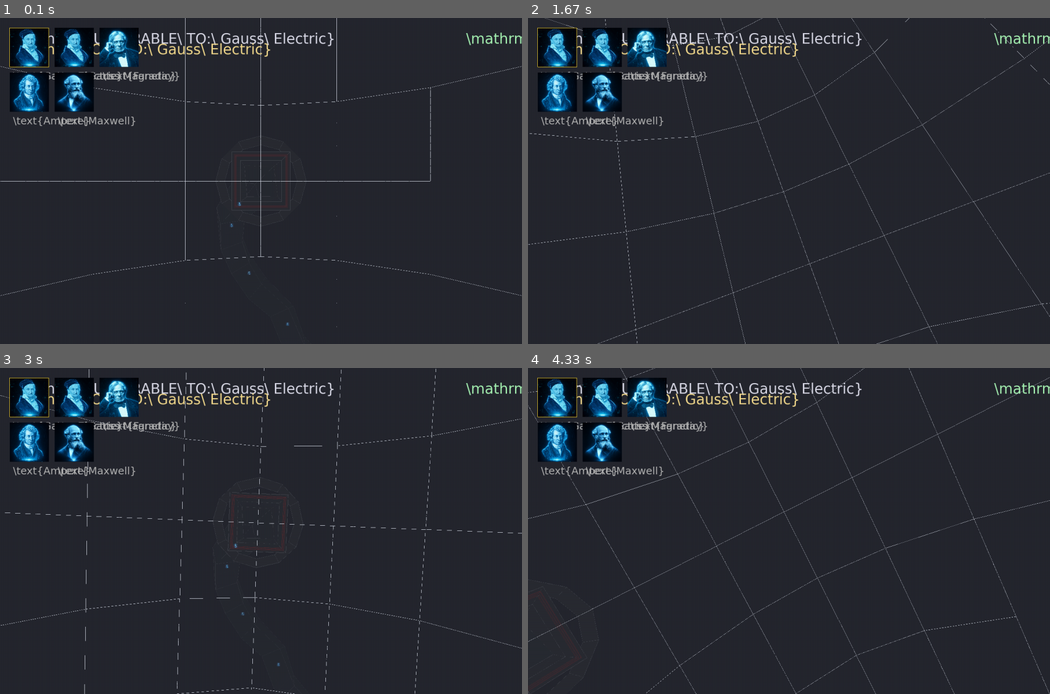
Above: before the commit, frames 1-4 (two rows, left to right).
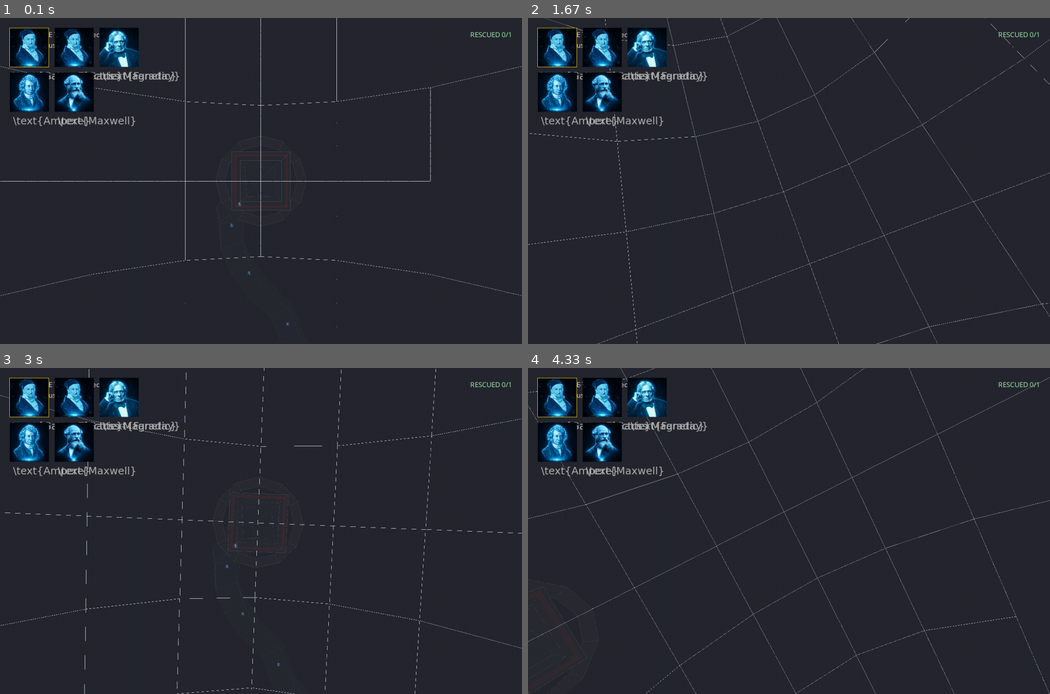
Above: after the commit, the same moments.

Repository: strulovitz/peaktogether-website
Game: pygame game, started from game_state_demo.py
Two runs of this game, one before a commit and one after it. Both use one fixed random seed, a clock stepped at 60 frames per second and the inputs below.
Inputs:
- Up to frame 1 (0.1 s): no input
- Up to frame 2 (1.67 s): hold Right 0.33-0.8 s; hold Up 0.83-1.13 s; hold Right 1.17-1.63 s
- Up to frame 3 (3 s): hold Left 1.67-2.2 s; hold Down 2.23-2.53 s; hold Left 2.57-2.97 s
- Up to frame 4 (4.33 s): hold Up 3-3.37 s; hold Right 3.4-4.03 s; hold Down from 4.07 s (still down)

The runs differ from the first frame. In frame 1, 1.1% of the frame differs, in the area x 9-100%, y 4-12%; in frame 2, 1.1%; in frame 3, 1.1%; in frame 4, 1.1%.

Commit message:
Add draw_plain_text_2d + get_plain_text_tex using pygame.font rasterizer. Delete all broken _mt() wrappers. Fix all HUD/plaque/title text — readably plain English, no raw LaTeX code.

Diff:
--- a/combat.py
+++ b/combat.py
@@ -14,7 +14,7 @@
 import numpy as np
 
 import render
-from render import draw_texture, draw_text_mathtext_2d
+from render import draw_texture, draw_text_mathtext_2d, draw_plain_text_2d
 from robots import load_portrait
 from OpenGL.GL import (
     glBegin, glEnd, glVertex2f, glVertex3f, glColor4f, GL_LINES,
@@ -332,35 +332,30 @@
 
         robot = self._hud_robot
         if robot is None:
-            draw_text_mathtext_2d(
-                cache, r"\mathrm{PATH\ CLEAR}", x, y, color=(0.6, 0.95, 0.6),
-                fontsize=18)
+            draw_plain_text_2d("PATH CLEAR", x, y, size=18,
+                               color=(0.6, 0.95, 0.6))
         else:
             wdata = self._weapon_by_id(robot.required_technique_id)
             need_name = wdata["name"] if wdata else "?"
-            draw_text_mathtext_2d(
-                cache, _mt(f"VULNERABLE TO: {need_name}"), x, y,
-                color=col, fontsize=18)
+            draw_plain_text_2d(f"VULNERABLE TO: {need_name}", x, y,
+                               size=18, color=col)
         y += line_h
 
         wdata = self._weapon_by_id(self.loaded_id)
         loaded_name = wdata["name"] if wdata else ("?" if self.arsenal else "NONE")
-        draw_text_mathtext_2d(
-            cache, _mt(f"LOADED: {loaded_name}"), x, y,
-            color=(0.95, 0.85, 0.55), fontsize=18)
+        draw_plain_text_2d(f"LOADED: {loaded_name}", x, y,
+                           size=18, color=(0.95, 0.85, 0.55))
         y += line_h
 
         # Brief #9: fizzle panel
         if self._fizzle_t > 0.0 and self._fizzle_text:
             fy = int(h * 0.62)
-            draw_text_mathtext_2d(
-                cache, _mt("That technique fizzled harmlessly:"), x, fy,
-                color=(0.95, 0.7, 0.6), fontsize=16)
+            draw_plain_text_2d("That technique fizzled harmlessly:",
+                               x, fy, size=16, color=(0.95, 0.7, 0.6))
             fy += line_h
             for line in _wrap(self._fizzle_text, _WRAP_CHARS):
-                draw_text_mathtext_2d(
-                    cache, _mt(line), x, fy, color=(0.9, 0.85, 0.8),
-                    fontsize=15)
+                draw_plain_text_2d(line, x, fy, size=15,
+                                   color=(0.9, 0.85, 0.8))
                 fy += 22
 
         # ---- Brief #10: 3x3 face panel ----
@@ -414,22 +409,6 @@
         b = -b
     out = a * (1.0 - t) + b * t
     return render.quat_normalize(out)
-
-
-def _mt(text):
-    r"""Wrap a plain string as mathtext \mathrm{...} so draw_text_mathtext_2d
-    renders it as upright readable text. Spaces -> \ ; backslash-safe input
-    only (we feed plain ASCII labels and fizzle prose)."""
-    safe = (text.replace("\\", "")
-                .replace("{", "")
-                .replace("}", "")
-                .replace("$", "")
-                .replace("^", " ")
-                .replace("_", " ")
-                .replace("&", "and")
-                .replace("%", " percent"))
-    safe = safe.replace(" ", r"\ ")
-    return r"\mathrm{" + safe + r"}"
 
 
 def _wrap(text, width):
--- a/corridor_builder.py
+++ b/corridor_builder.py
@@ -326,10 +326,7 @@
 
     def _draw_title(self, cr, cu, texcache):
         title = self._data.title
-        tex = texcache.get_mathtext(
-            r"\mathrm{%s}" % title.replace(" ", r"\ "),
-            color=self._dominant_rgb, fontsize=16,
-        )
+        tex = render.get_plain_text_tex(title, size=16, color=self._dominant_rgb)
         n0 = self._nodes[0]
         center = n0["center"] + n0["forward"] * 4.0 + n0["up"] * (n0["radius"] * 0.6)
         render.draw_billboard(tex, tuple(center.tolist()), cr, cu,
@@ -340,11 +337,11 @@
         for r, rdata, (pose, _yaw) in zip(self._robots, self._robots_data, self._station_poses):
             if not r.is_defeated():
                 continue
-            text = (getattr(rdata, "briefing_hint", "") or "—")[:36]
-            tex = texcache.get_mathtext(
-                r"\mathrm{%s}" % text.replace(" ", r"\ "),
-                color=text_rgb, fontsize=13,
-            )
+            explain = getattr(rdata, "explain", {}) or {}
+            text = explain.get("mathematician", "")
+            if not text:
+                text = (getattr(rdata, "briefing_hint", "") or "—")
+            tex = render.get_plain_text_tex(text, size=13, color=text_rgb)
             center = np.asarray(pose, dtype=float) + np.array([0.0, LABEL_LIFT, 0.0])
             render.draw_billboard(tex, tuple(center.tolist()), cr, cu,
                                   scale=PLAQUE_SCALE, alpha=0.9)
--- a/game_state.py
+++ b/game_state.py
@@ -37,7 +37,7 @@
 existing render.draw_text_mathtext_2d path.
 """
 
-from render import draw_text_mathtext_2d
+from render import draw_text_mathtext_2d, draw_plain_text_2d
 from hostages import near_hostages, NEAR_RADIUS
 
 
@@ -58,19 +58,6 @@
 _STATUS_RIGHT_PAD  = 24
 _STATUS_TOP_PAD    = 28
 _CHAR_PX_AT_18     = 11.0
-
-
-def _mt(text):
-    safe = (text.replace("\\", "")
-                .replace("{", "")
-                .replace("}", "")
-                .replace("$", "")
-                .replace("^", " ")
-                .replace("_", " ")
-                .replace("&", "and")
-                .replace("%", " percent"))
-    safe = safe.replace(" ", r"\ ")
-    return r"\mathrm{" + safe + r"}"
 
 
 class GameState:
@@ -140,21 +127,16 @@
 
         done, total = self.rescued_count()
         status = "RESCUED %d/%d" % (done, total)
-        est_w = len(status) * (_CHAR_PX_AT_18 * (_STATUS_FONTSIZE / 18.0))
-        sx = max(0, int(w - _STATUS_RIGHT_PAD - est_w))
-        draw_text_mathtext_2d(cache, _mt(status), sx, _STATUS_TOP_PAD,
-                              color=_STATUS_COLOR, fontsize=_STATUS_FONTSIZE)
+        draw_plain_text_2d(status, w - _STATUS_RIGHT_PAD, _STATUS_TOP_PAD,
+                           size=_STATUS_FONTSIZE, color=_STATUS_COLOR,
+                           align="right")
 
         if self.show_rescue_flash():
-            self._draw_centered(cache, RESCUE_FLASH_TEXT, w, int(h * 0.40),
-                                 _FLASH_COLOR, _FLASH_FONTSIZE)
+            draw_plain_text_2d(RESCUE_FLASH_TEXT, w // 2, int(h * 0.40),
+                               size=_FLASH_FONTSIZE, color=_FLASH_COLOR,
+                               align="center")
 
         if self.is_level_complete():
-            self._draw_centered(cache, LEVEL_COMPLETE_TEXT, w, int(h * 0.50),
-                                 _BANNER_COLOR, _BANNER_FONTSIZE)
-
-    def _draw_centered(self, cache, text, win_w, y, color, fontsize):
-        latex = _mt(text)
-        _tid, tw, _th = cache.get_mathtext(latex, color, fontsize)
-        x = max(0, (win_w - tw) // 2)
-        draw_text_mathtext_2d(cache, latex, x, y, color=color, fontsize=fontsize)
+            draw_plain_text_2d(LEVEL_COMPLETE_TEXT, w // 2, int(h * 0.50),
+                               size=_BANNER_FONTSIZE, color=_BANNER_COLOR,
+                               align="center")
--- a/render.py
+++ b/render.py
@@ -535,6 +535,88 @@
     return draw_texture(tex, x, y, scale, alpha)
 
 
+# ----------------------------------------------------------------------
+# PLAIN ENGLISH TEXT RENDERER — uses pygame.font, not mathtext.
+# Plain English is NOT math — it needs a real font rasterizer.
+# Fixes the "raw LaTeX code on screen" bug for all HUD/corridor text.
+# ----------------------------------------------------------------------
+PLAIN_TEXT_SIZE = 18
+
+_plain_font_cache = {}   # size -> pygame.font.Font
+_plain_tex_cache = {}     # (text, size, color_rgb_bytes) -> (tid, w, h)
+
+
+def _get_plain_font(size):
+    if size not in _plain_font_cache:
+        candidates = ["Segoe UI", "Arial", "Calibri", "DejaVu Sans"]
+        font = None
+        for name in candidates:
+            try:
+                font = pygame.font.SysFont(name, size)
+                break
+            except Exception:
+                continue
+        if font is None:
+            font = pygame.font.Font(None, size)
+        _plain_font_cache[size] = font
+    return _plain_font_cache[size]
+
+
+def _make_plain_tex(text, size, color):
+    key = (text, size, tuple(int(c * 255) for c in color))
+    if key in _plain_tex_cache:
+        return _plain_tex_cache[key]
+
+    font = _get_plain_font(size)
+    r, g, b = (int(color[0] * 255), int(color[1] * 255), int(color[2] * 255))
+    text_surf = font.render(text, True, (r, g, b))
+    w, h = text_surf.get_width(), text_surf.get_height()
+    if w == 0 or h == 0:
+        w, h = 1, 1
+
+    # Blit to an SRCALPHA surface so we get clean RGBA
+    surf = pygame.Surface((w, h), pygame.SRCALPHA)
+    surf.blit(text_surf, (0, 0))
+    data = pygame.image.tostring(surf, "RGBA", True)  # flip for GL
+
+    tid = glGenTextures(1)
+    glBindTexture(GL_TEXTURE_2D, tid)
+    glTexParameteri(GL_TEXTURE_2D, GL_TEXTURE_MIN_FILTER, GL_LINEAR)
+    glTexParameteri(GL_TEXTURE_2D, GL_TEXTURE_MAG_FILTER, GL_LINEAR)
+    glTexParameteri(GL_TEXTURE_2D, GL_TEXTURE_WRAP_S, GL_CLAMP_TO_EDGE)
+    glTexParameteri(GL_TEXTURE_2D, GL_TEXTURE_WRAP_T, GL_CLAMP_TO_EDGE)
+    glTexImage2D(GL_TEXTURE_2D, 0, GL_RGBA, w, h, 0, GL_RGBA, GL_UNSIGNED_BYTE, data)
+    glBindTexture(GL_TEXTURE_2D, 0)
+
+    tex = (tid, w, h)
+    _plain_tex_cache[key] = tex
+    return tex
+
+
+def draw_plain_text_2d(text, x, y, size=PLAIN_TEXT_SIZE, color=(1, 1, 1),
+                       align="left", alpha=1.0):
+    """Render a plain English string as a 2D overlay. Uses pygame.font for
+    real rasterization — NO mathtext, NO escaping, NO backslashes. Spaces
+    are spaces; punctuation shows literally. Must be called between
+    begin_2d / end_2d.
+
+    align: "left" (default), "center", or "right". For non-left, x is the
+    anchor point (center of the string, or right edge)."""
+    tex = _make_plain_tex(text, size, color)
+    _tid, tw, th = tex
+    if align == "center":
+        x = x - tw // 2
+    elif align == "right":
+        x = x - tw
+    return draw_texture(tex, int(x), int(y), 1.0, alpha)
+
+
+def get_plain_text_tex(text, size=PLAIN_TEXT_SIZE, color=(1, 1, 1)):
+    """Return (tid, w, h) for a plain English string — same tuple format as
+    texcache.get_mathtext(). Use this for billboards / non-HUD textures."""
+    return _make_plain_tex(text, size, color)
+
+
 # ============================================================================
 # RICH-TEXT SPINE (Brief #10) — render_rich and friends
 # Mixed prose+math, multi-line, value-arcs, blur, and a raw-bytes uploader.
